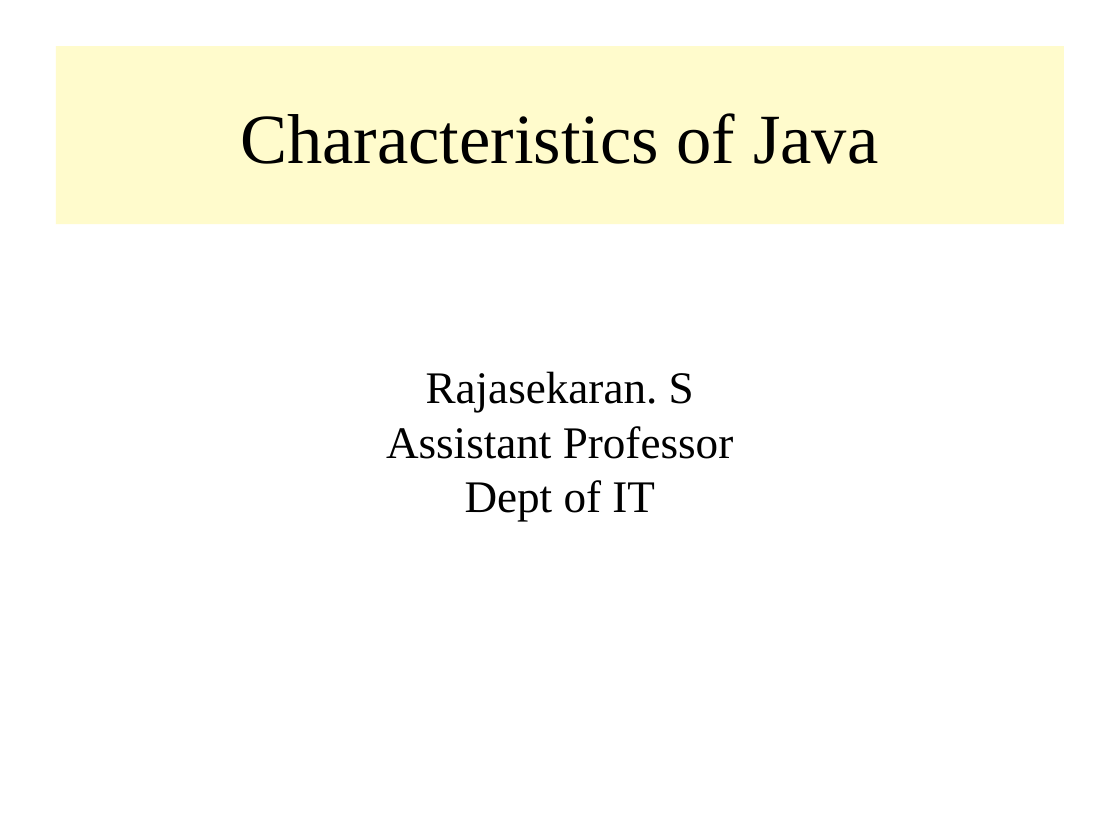
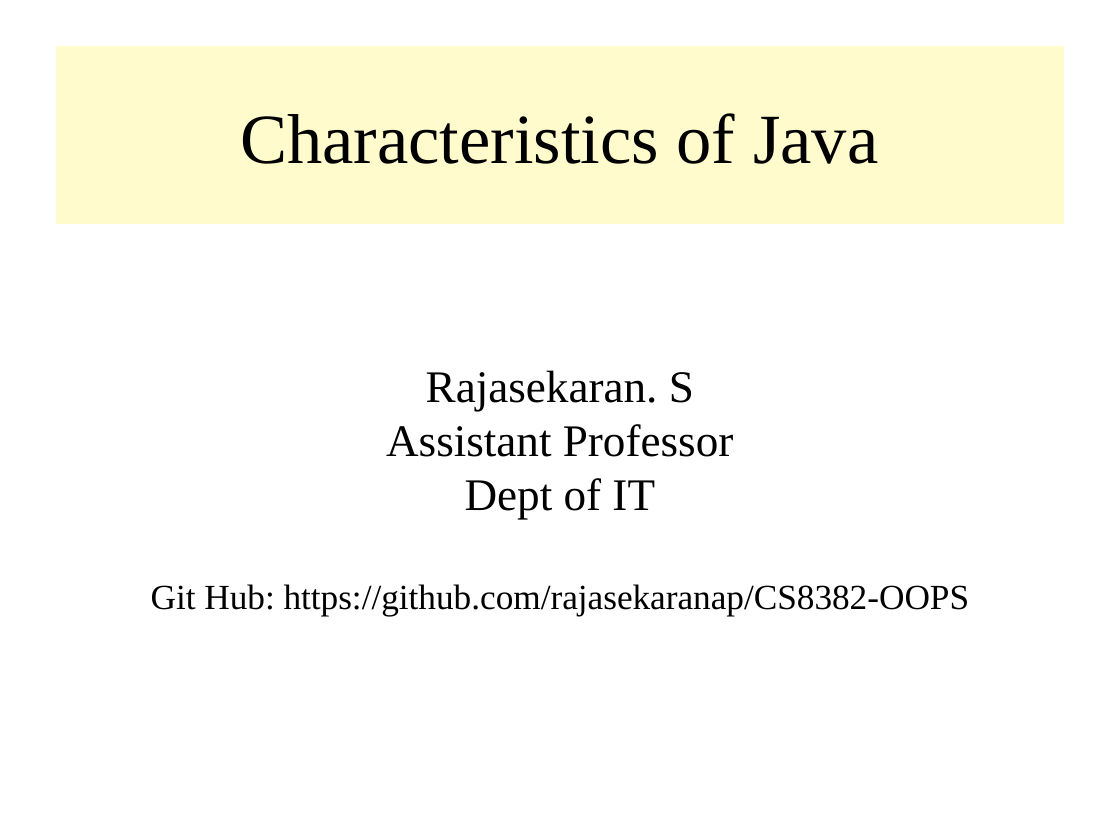
Before and after one commit to rajasekaran36/CS8392-OOPS, a slide deck: slide 1 of Slides/Unit 1/CS8382_U1_3_Char_Java.odp. Drawn at 1120x840 pixels with LibreOffice and Linux fonts; fonts in the diff are those of the drawing. Boxes give left, top, right and bottom in pixels: in the first picture for what was removed or moved away, otherwise in the second. Text is boxed around its words. In the diff, an @@ line names an element or a change of style, - is before the commit and + after.

```diff
--- a/Slides/Unit 1/CS8382_U1_3_Char_Java.odp
+++ b/Slides/Unit 1/CS8382_U1_3_Char_Java.odp
@@ text "Rajasekaran. S" moved from (x1=386, y1=371, x2=734, y2=521) to (x1=151, y1=370, x2=970, y2=616) @@
@@ text at (x1=151, y1=584, x2=970, y2=616): paragraph added @@
+Git Hub: https://github.com/rajasekaranap/CS8382-OOPS
```
Also in this commit, not shown: 9 other files.
